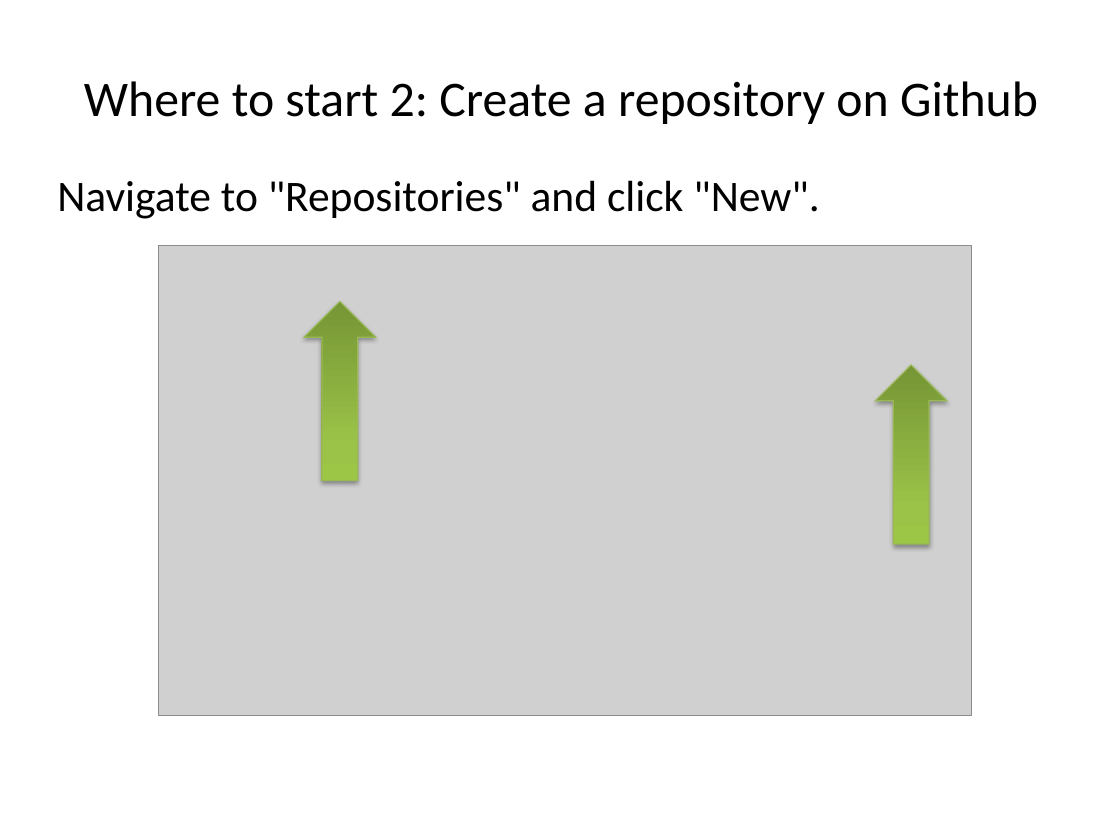
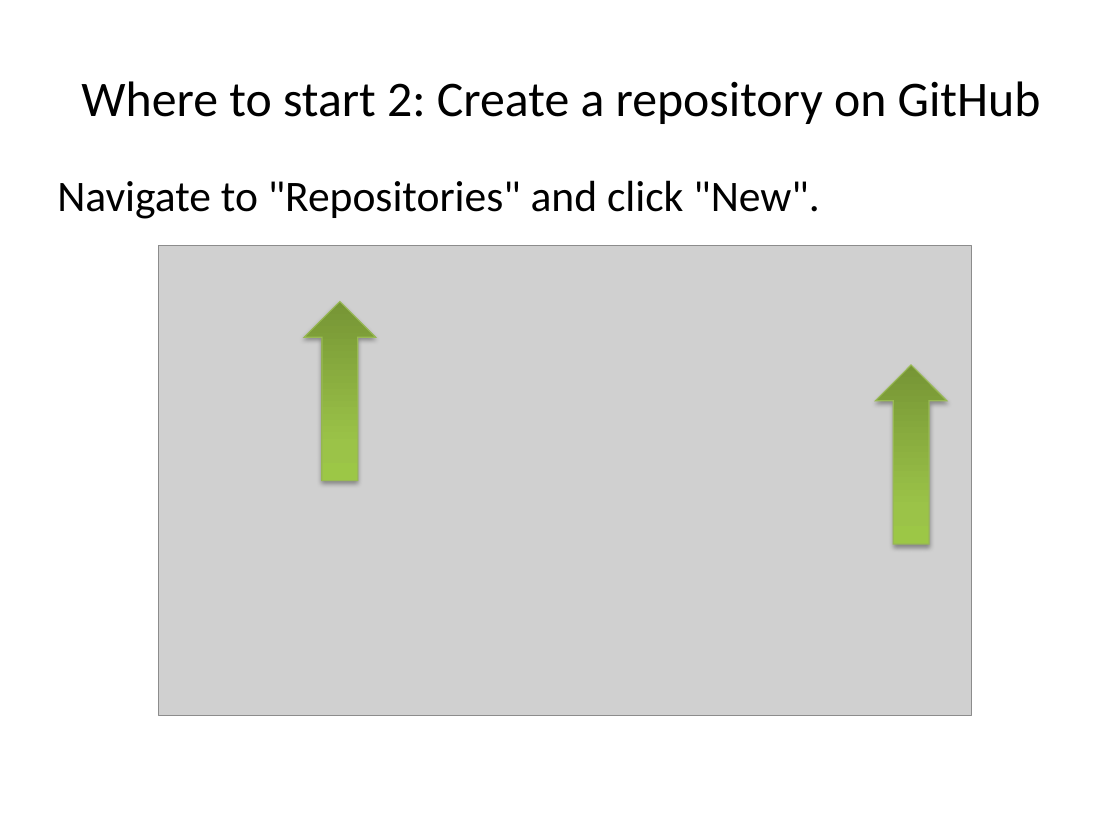
Before and after one commit to ncasuk/ncas-isc, a slide deck: slide 16 of shell/presentations/02_git2.pptx (slide 17 before the commit). Drawn at 1120x840 pixels with LibreOffice and Linux fonts; fonts in the diff are those of the drawing; grey boxes stand for pictures; background and template pictures are left out. Boxes give left, top, right and bottom in pixels: in the first picture for what was removed or moved away, otherwise in the second. Text is boxed around its words. In the diff, an @@ line names an element or a change of style, - is before the commit and + after.

```diff
--- a/shell/presentations/02_git2.pptx
+++ b/shell/presentations/02_git2.pptx
@@ title at [81,81,1041,124]: text changed @@
-Where to start 2: Create a repository on Github
+Where to start 2: Create a repository on GitHub
```
Also in this commit, not shown: 10 other slides changed, 1 slide removed, 5 other files.
